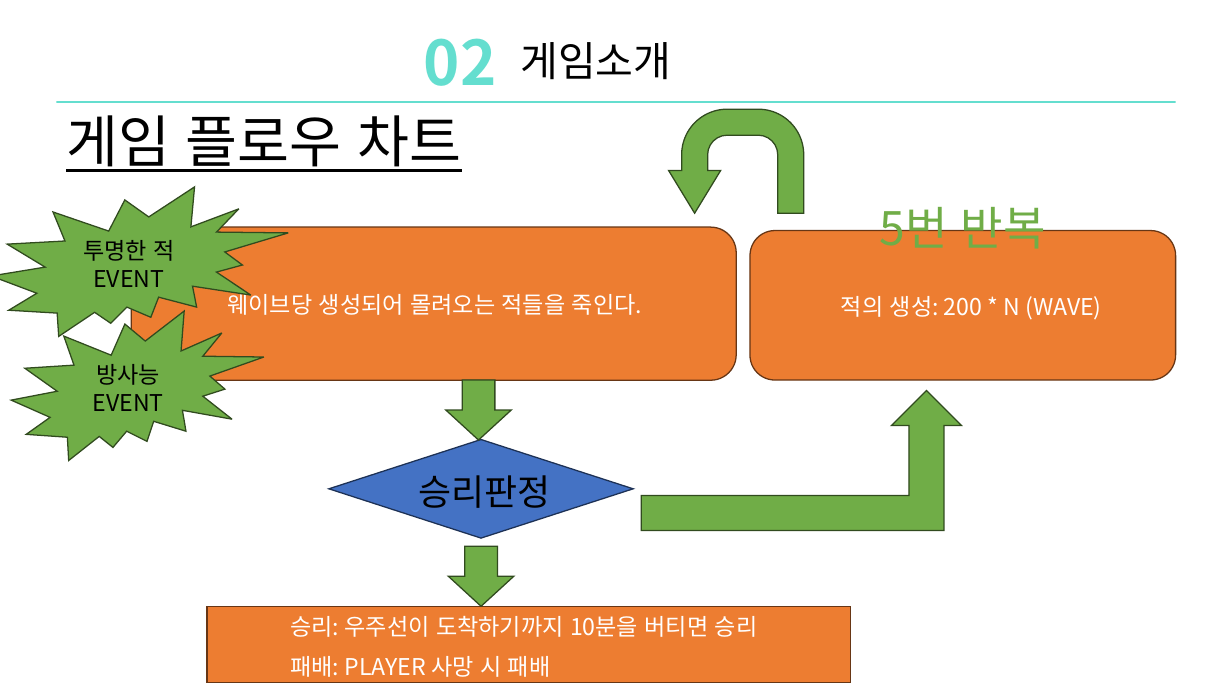
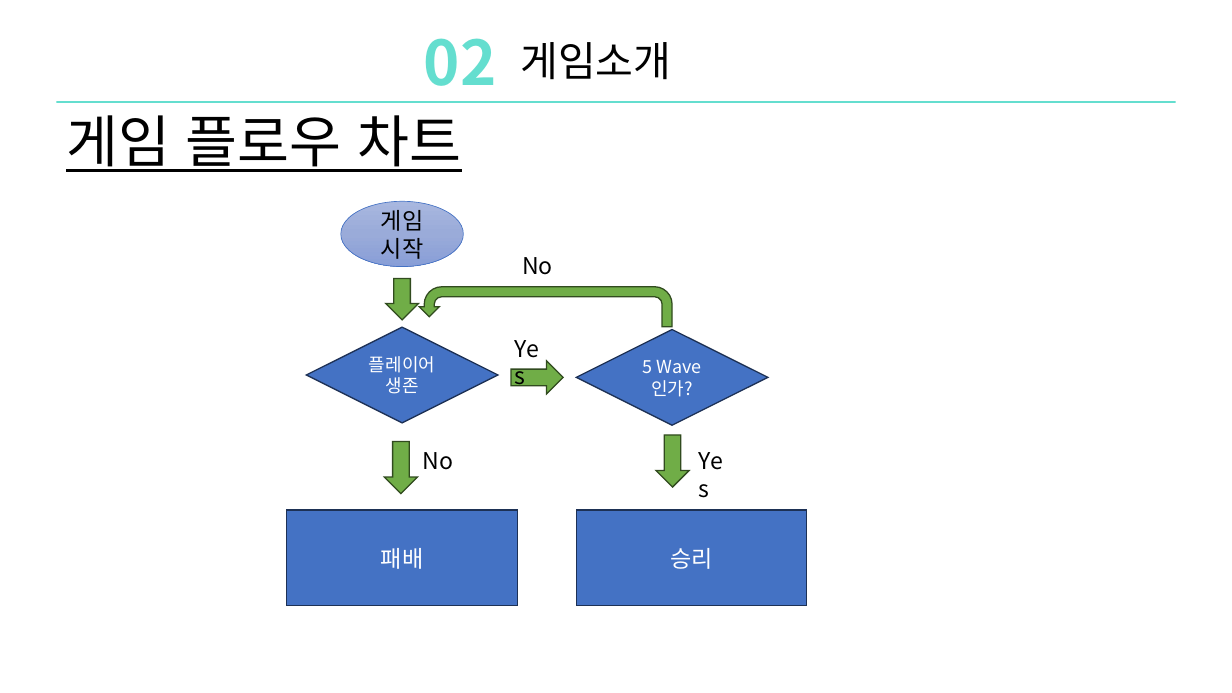
Before and after one commit to DoHanK/COLONY, a slide deck: slide 5 of 기획서/Colony_ppt발표.pptx. Drawn at 1232x693 pixels with LibreOffice and Linux fonts; fonts in the diff are those of the drawing. Boxes give left, top, right and bottom in pixels: in the first picture for what was removed or moved away, otherwise in the second. Text is boxed around its words. In the diff, an @@ line names an element or a change of style, - is before the commit and + after.

```diff
--- a/기획서/Colony_ppt발표.pptx
+++ b/기획서/Colony_ppt발표.pptx
@@ uturn arrow removed at (x1=669, y1=109, x2=804, y2=213) @@
@@ irregular seal removed at (x1=0, y1=187, x2=288, y2=336) @@
-투명한 적 EVENT
@@ ellipse added at (x1=341, y1=201, x2=464, y2=267), fill gradient #A8B7DF to #9AABD9 to #889ED7, outline #4472C4 0.5 pt, 18 pt, text #000000 @@
+게임 시작
@@ text removed at (x1=880, y1=198, x2=1046, y2=257) @@
-5번 반복
@@ rounded rectangle removed at (x1=131, y1=227, x2=737, y2=381) @@
-웨이브당 생성되어 몰려오는 적들을 죽인다.
@@ rounded rectangle removed at (x1=750, y1=231, x2=1177, y2=381) @@
-적의 생성: 200 * N (WAVE)
@@ text added at (x1=522, y1=257, x2=553, y2=275), 18 pt, text #000000 @@
+No
@@ down arrow resized from (x1=445, y1=380, x2=511, y2=440) to (x1=385, y1=278, x2=419, y2=320) @@
@@ uturn arrow added at (x1=420, y1=287, x2=673, y2=326), fill #70AD47, outline #314C1F 1 pt @@
@@ irregular seal removed at (x1=11, y1=311, x2=264, y2=461) @@
-방사능 EVENT
@@ diamond added at (x1=307, y1=327, x2=498, y2=423), fill #4472C4, outline #1E3256 1 pt, 14 pt, text #FFFFFF @@
+플레이어 생존
@@ text added at (x1=506, y1=330, x2=557, y2=367), 18 pt, text #000000 @@
+Yes
@@ diamond added at (x1=577, y1=330, x2=768, y2=426), fill #4472C4, outline #1E3256 1 pt, 14 pt, text #FFFFFF @@
+5 Wave인가?
@@ down arrow added at (x1=511, y1=360, x2=563, y2=394), fill #70AD47, outline #314C1F 1 pt @@
@@ bent up arrow removed at (x1=641, y1=391, x2=962, y2=531) @@
@@ diamond removed at (x1=329, y1=440, x2=633, y2=539) @@
@@ down arrow resized from (x1=448, y1=546, x2=514, y2=606) to (x1=384, y1=442, x2=418, y2=494) @@
@@ down arrow added at (x1=656, y1=435, x2=689, y2=487), fill #70AD47, outline #314C1F 1 pt @@
@@ text added at (x1=690, y1=443, x2=742, y2=480), 18 pt, text #000000 @@
+Yes
@@ text removed at (x1=418, y1=475, x2=550, y2=508) @@
-승리판정
@@ text added at (x1=422, y1=452, x2=453, y2=470), 18 pt, text #000000 @@
+No
@@ rectangle added at (x1=287, y1=510, x2=518, y2=606), fill #4472C4, outline #1E3256 1 pt, 18 pt, text #FFFFFF @@
+패배
@@ rectangle added at (x1=577, y1=510, x2=808, y2=606), fill #4472C4, outline #1E3256 1 pt, 18 pt, text #FFFFFF @@
+승리
@@ rectangle removed at (x1=207, y1=606, x2=850, y2=682) @@
-승리: 우주선이 도착하기까지 10분을 버티면 승리
-패배: PLAYER 사망 시 패배
```
Also in this commit, not shown: 1 other slide changed, 2 other files.
